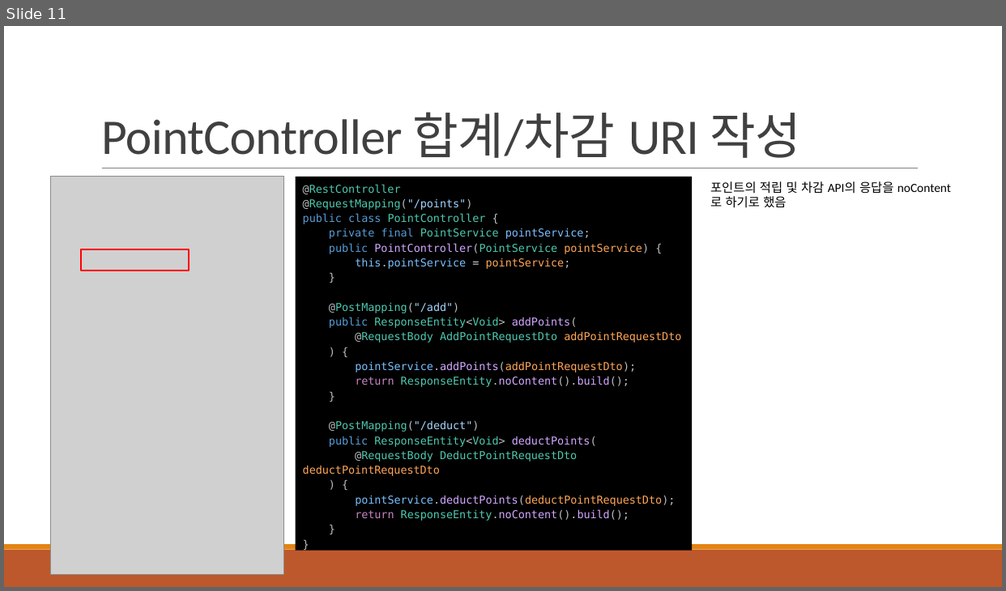
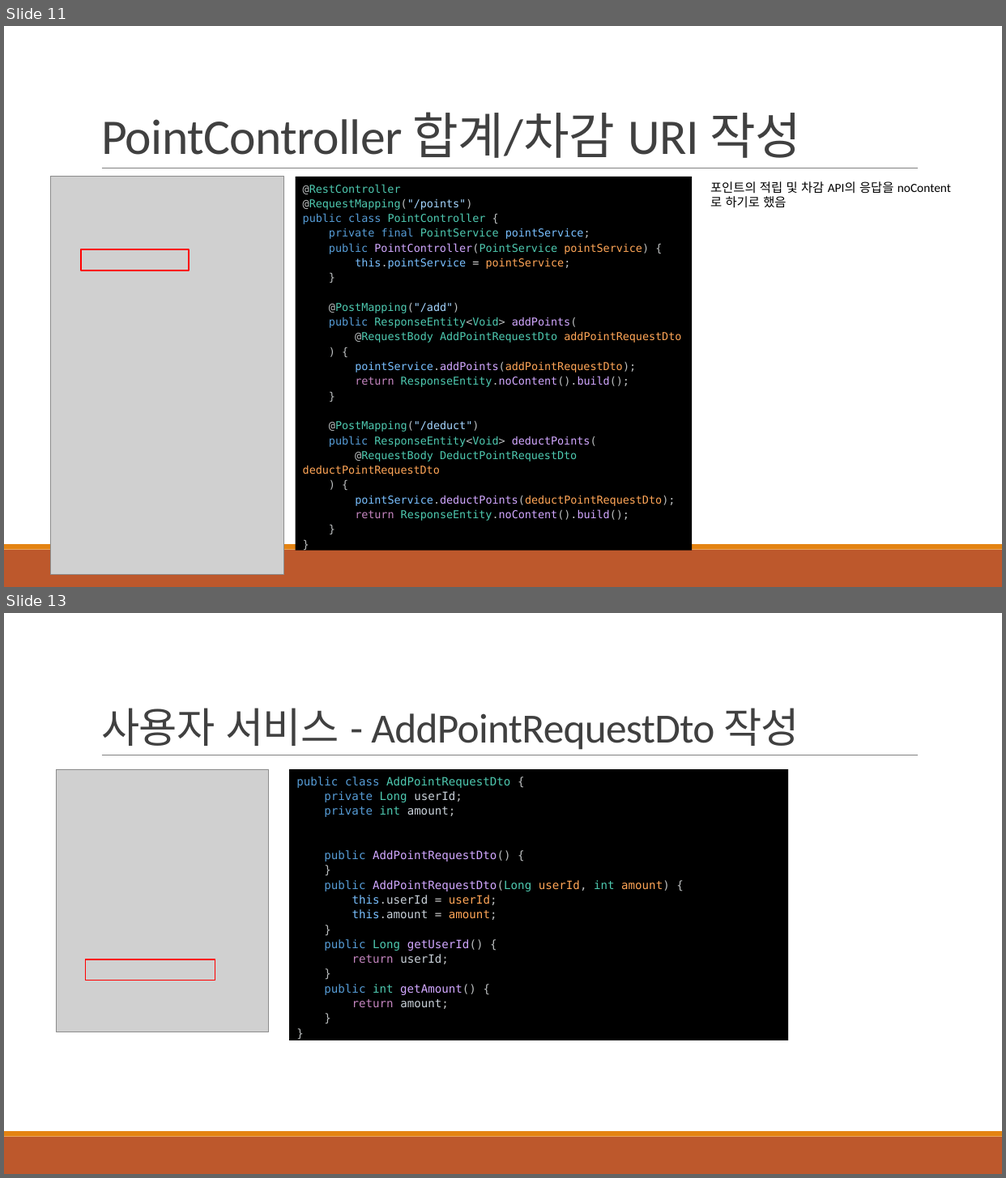
Before and after one commit to khb3025/study-msa, a slide deck: msa-ppt/3. 데이터 쓰기 API 구현.pptx. Shown one above the other, each under a label of ours: slide 11 before the commit, slides 11 and 13 after it; the slides between them are not shown. The pictures are 1006x591 and 1006x1178 pixels, drawn with LibreOffice and Linux fonts; fonts in the diff are those of the drawing; grey boxes stand for pictures. Boxes give left, top, right and bottom in pixels: in the first picture for what was removed or moved away, otherwise in the second. Text is boxed around its words. In the diff, an @@ line names an element or a change of style, - is before the commit and + after.

```diff
--- a/msa-ppt/3. 데이터 쓰기 API 구현.pptx
+++ b/msa-ppt/3. 데이터 쓰기 API 구현.pptx
@@ slide 13 added at [4,613,1002,1174], background #FFFFFF; not listed: 3 template elements that a slide beside it also shows @@
@@ title added at [101,708,799,750], 40 pt, text #404040 @@
+사용자 서비스 - AddPointRequestDto 작성
@@ picture added at [57,769,268,1033] @@
@@ rectangle added at [289,769,789,1041], fill #000000, 11 pt, text #D2A8FF @@
+public class AddPointRequestDto {
+private Long userId;
+private int amount;
+public AddPointRequestDto() {
+}
+public AddPointRequestDto(Long userId, int amount) {
+this.userId = userId;
+this.amount = amount;
+}
+public Long getUserId() {
+return userId;
+}
+public int getAmount() {
+return amount;
+}
+}
@@ rectangle added at [86,960,215,981], outline #FF0000 1.25 pt @@
```
Also in this commit, not shown: 4 other slides added, 3 other files.
